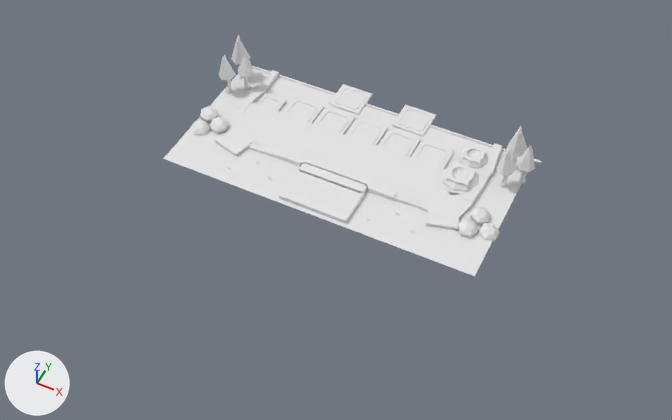
A saved change to the Blender file models/game_field_3.blend.
One viewpoint serves both versions: a 50 mm camera at (30.9, -73.6, 71.5) aimed at (1.8, -15.4, -1.2). The lights are fixed; the arrows at lower left show +X, +Y and +Z.
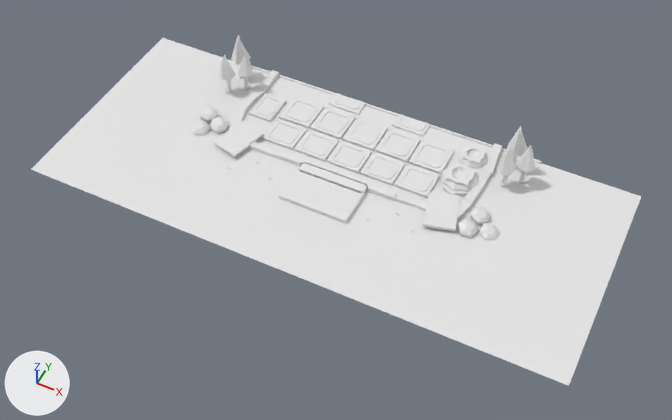
Changed parts and their boxes [x1, y1, x2, y2] in the pictures (672 x 420 px; the box of a moved part takes in the faces that stretch with it):
'Plane', reshaped (67% wider, 67% taller): before [163, 68, 527, 276]; after [31, 38, 641, 386]
'player_turn_field', hidden: before [232, 103, 467, 209]
'M-1.003', reshaped (17% shorter): before [328, 84, 436, 136]; after [328, 93, 430, 136]
'Plane.007', moved: before [425, 190, 462, 230]; after [423, 191, 460, 231]
'Plane.008', moved: before [215, 119, 264, 156]; after [213, 121, 263, 157]
part 1 of me_plane, moved or reshaped: before [163, 127, 224, 172]; after [31, 91, 224, 221]
part 2 of me_plane, moved or reshaped: before [197, 68, 269, 133]; after [110, 38, 269, 133]
part 3 of me_plane, moved or reshaped: before [200, 148, 449, 262]; after [160, 148, 447, 319]
part 4 of me_plane, moved or reshaped: before [436, 219, 493, 276]; after [404, 219, 612, 386]
part 5 of me_plane, moved or reshaped: before [460, 151, 527, 229]; after [459, 151, 641, 272]
part 6 of me_m_1_011, cut back: before [331, 84, 373, 112]; after [331, 93, 366, 112]
part 7 of me_m_1_011, cut back: before [394, 104, 436, 133]; after [394, 114, 430, 133]
'M-1.005', unchanged, uncovered by the edit: after [262, 119, 440, 198]

The edits, one by one:
me_plane has 42 vertices, 30 faces and spans x -18.0..18.0, y -17.7..0.0, z 0.0.
me_plane is used by ob_plane; location (0.0, 0.0, -0.41).
me_plane part 1: the 1 vertex in x -18.0, y -17.7, z 0.0 is moved by (-11.8, -7.8, 0.0).
me_plane part 2: all 5 vertices in x -18.0, y -11.2..0.0, z 0.0 are moved by (-11.8, 0.0, 0.0).
me_plane part 3: all 5 vertices in x -13.4..14.0, y -17.7, z 0.0 are moved by (0.0, -7.8, 0.0).
me_plane part 4: the 1 vertex in x 18.0, y -17.7, z 0.0 is moved by (11.8, -7.8, 0.0).
me_plane part 5: all 5 vertices in x 18.0, y -11.2..0.0, z 0.0 are moved by (11.8, 0.0, 0.0).
me_m_1_011 is used by ob_m_1_003; location (-8.0, 0.0, -0.2).
me_m_1_011 had 212 vertices, 208 faces and spanned x 2.09..13.88, y -1.9..1.9, z -0.29..0.08.
me_m_1_011 now has 122 vertices, 104 faces and spans x 2.09..13.88, y -1.9..0.12, z -0.29..0.08.
me_m_1_011 part 6: 5 vertices moved from x 3.88..4.1, y -0.11..-0.07, z 0.0 to x 3.88..4.1, y 0.01..0.05, z 0.0; 61 vertices removed from x 2.09..5.9, y 0.0..1.9, z -0.29..0.08; 16 vertices added at x 2.09..5.89, y 0.12, z -0.29..0.07.
me_m_1_011 part 7: 5 vertices moved from x 11.87..12.08, y -0.11..-0.07, z 0.0 to x 11.87..12.08, y 0.01..0.05, z 0.0; 61 vertices removed from x 10.07..13.88, y 0.0..1.9, z -0.29..0.08; 16 vertices added at x 10.08..13.88, y 0.12, z -0.29..0.07.
Object 'Plane.007' (ob_plane_007) moves from (12.25, -11.81, 0.0) to (12.2, -12.31, 0.25).
Object 'Plane.008' (ob_plane_008) moves from (-12.31, -11.81, 0.0) to (-12.25, -12.31, 0.25).
Object 'player_turn_field' (ob_player_turn_field) is now hidden.
